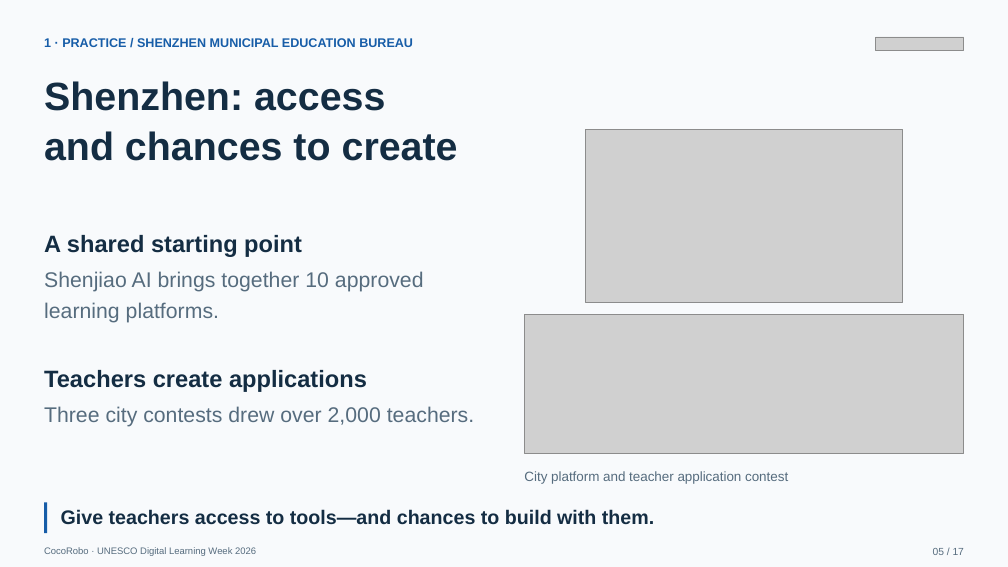
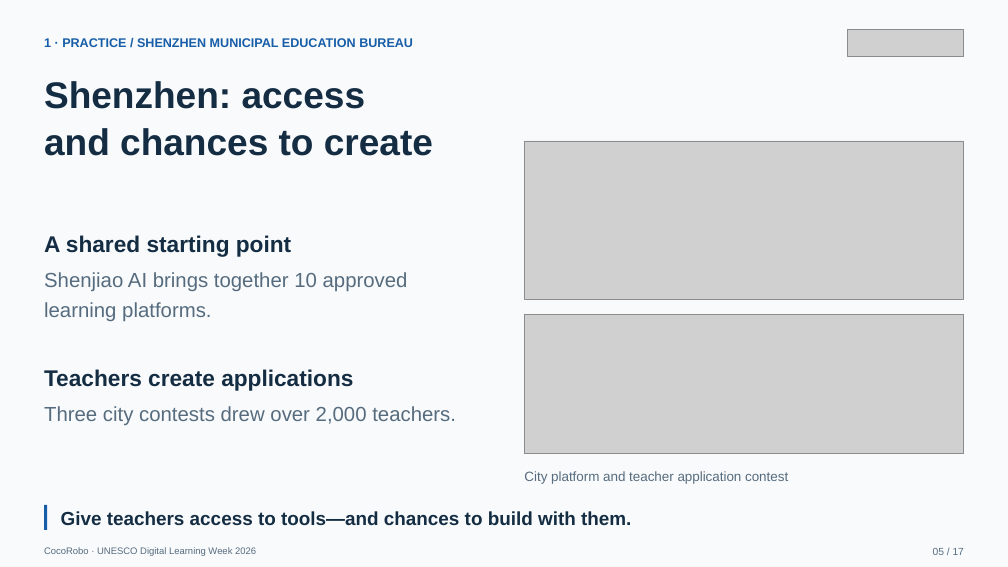
Before and after one commit to tonyxinvip/slides, a slide deck: slide 5 of teacher-agent-creators-10min/downloads/UNESCO_Teacher_AI_Agents_EN.pptx. Drawn at 1008x567 pixels with LibreOffice and Linux fonts; fonts in the diff are those of the drawing; grey boxes stand for pictures. Boxes give left, top, right and bottom in pixels: in the first picture for what was removed or moved away, otherwise in the second. Text is boxed around its words. In the diff, an @@ line names an element or a change of style, - is before the commit and + after.

```diff
--- a/teacher-agent-creators-10min/downloads/UNESCO_Teacher_AI_Agents_EN.pptx
+++ b/teacher-agent-creators-10min/downloads/UNESCO_Teacher_AI_Agents_EN.pptx
@@ picture: place and size @@
-picture at bbox=[876, 37, 964, 51]
+picture at bbox=[848, 30, 964, 57]
@@ text "Shenzhen: access" at bbox=[44, 81, 433, 156]: size 37.5 to 35.2 pt @@
@@ picture: place and size @@
-picture at bbox=[586, 129, 904, 302]
+picture at bbox=[525, 141, 964, 299]
@@ text "A shared starting point" at bbox=[44, 235, 291, 257]: size 22.5 to 21.6 pt; line spacing 1.2 to 1.22 @@
@@ text "Shenjiao AI brings together 10 ..." at bbox=[44, 272, 408, 321]: size 20.2 to 19.4 pt; line spacing 1.2 to 1.22 @@
@@ text "Teachers create applications" at bbox=[44, 369, 353, 391]: size 22.5 to 21.6 pt; line spacing 1.2 to 1.22 @@
@@ text "Three city contests drew over ..." at bbox=[44, 406, 456, 425]: size 20.2 to 19.4 pt; line spacing 1.2 to 1.22 @@
@@ rectangle: place and size @@
-rectangle at bbox=[44, 503, 47, 534]
+rectangle at bbox=[44, 505, 47, 530]
@@ text "Give teachers access to tools—and ..." at bbox=[61, 511, 631, 525]: size 18.8 to 18 pt; line spacing 1.2 to 1.18 @@
```
Also in this commit, not shown: 15 other slides changed, 11 other files.
